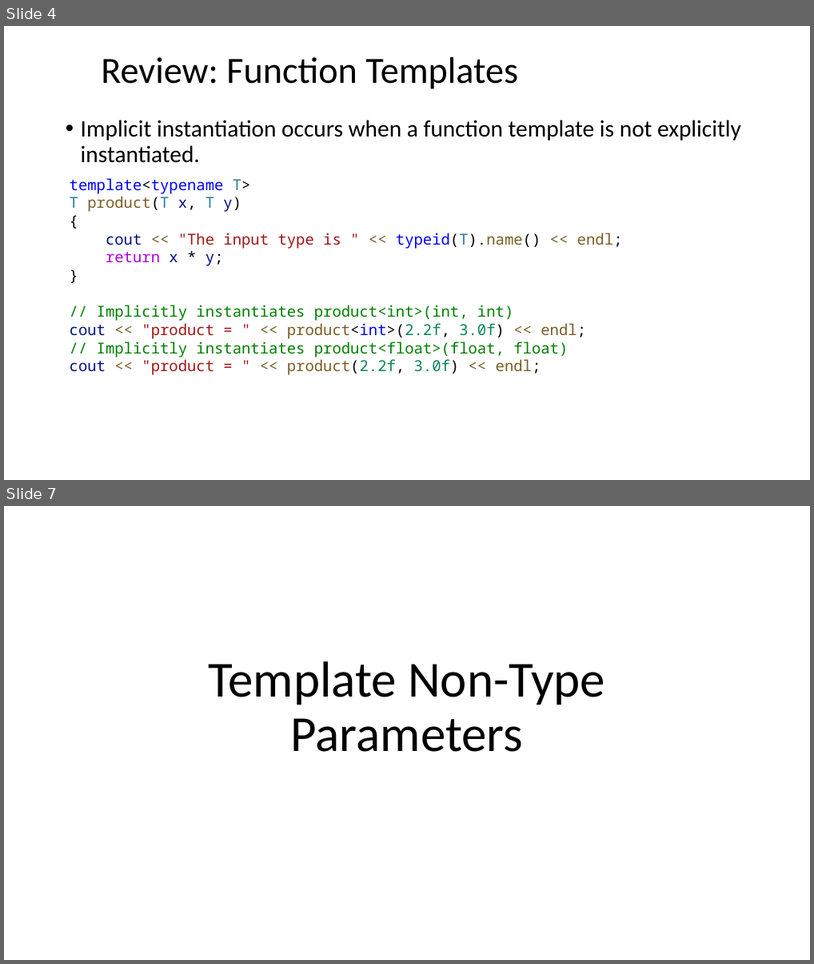
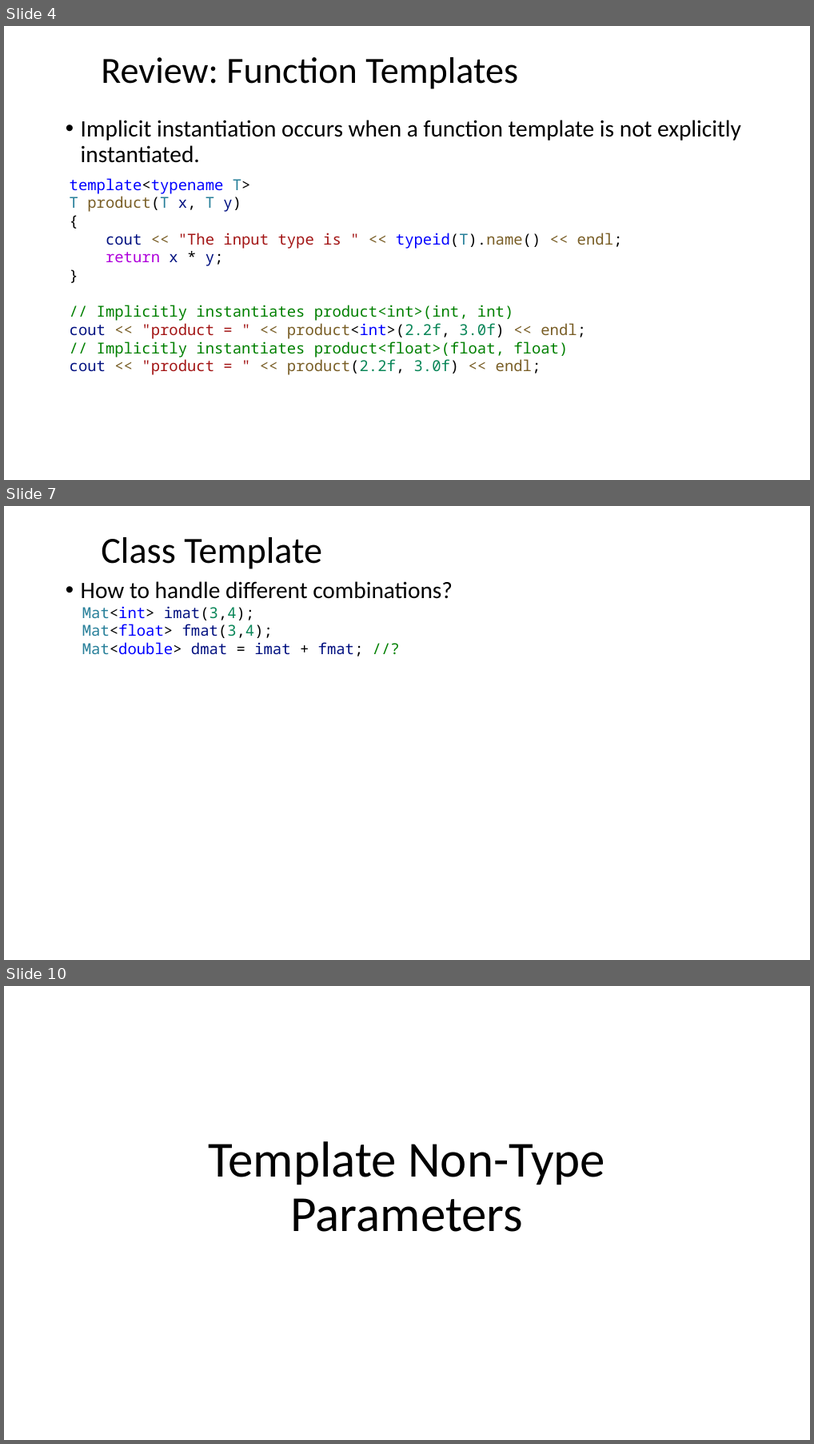
Before and after one commit to ShiqiYu/CPP, a slide deck: week13/Lecture13.pptx. Shown one above the other, each under a label of ours: slides 4 and 7 before the commit, slides 4, 7 and 10 after it; the slides between them are not shown. The pictures are 814x964 and 814x1444 pixels, drawn with LibreOffice and Linux fonts; fonts in the diff are those of the drawing; background and template pictures are left out. Boxes give left, top, right and bottom in pixels: in the first picture for what was removed or moved away, otherwise in the second. Text is boxed around its words. In the diff, an @@ line names an element or a change of style, - is before the commit and + after.

```diff
--- a/week13/Lecture13.pptx
+++ b/week13/Lecture13.pptx
@@ slide 7 added at box(4, 506, 810, 960), background #FFFFFF @@
@@ title added at box(101, 537, 322, 569), 44 pt, text #000000 @@
+Class Template
@@ text added at box(81, 581, 453, 599), 28 pt, text #000000 @@
+• How to handle different combinations?
@@ text added at box(82, 606, 364, 656), 18 pt, text #001080 @@
+Mat<int> imat(3,4);
+Mat<float> fmat(3,4);
+Mat<double> dmat = imat + fmat; //?
@@ what was slide 7 is now slide 10 @@
```
Also in this commit, not shown: 2 slides changed, 2 other slides added, 1 other file.
